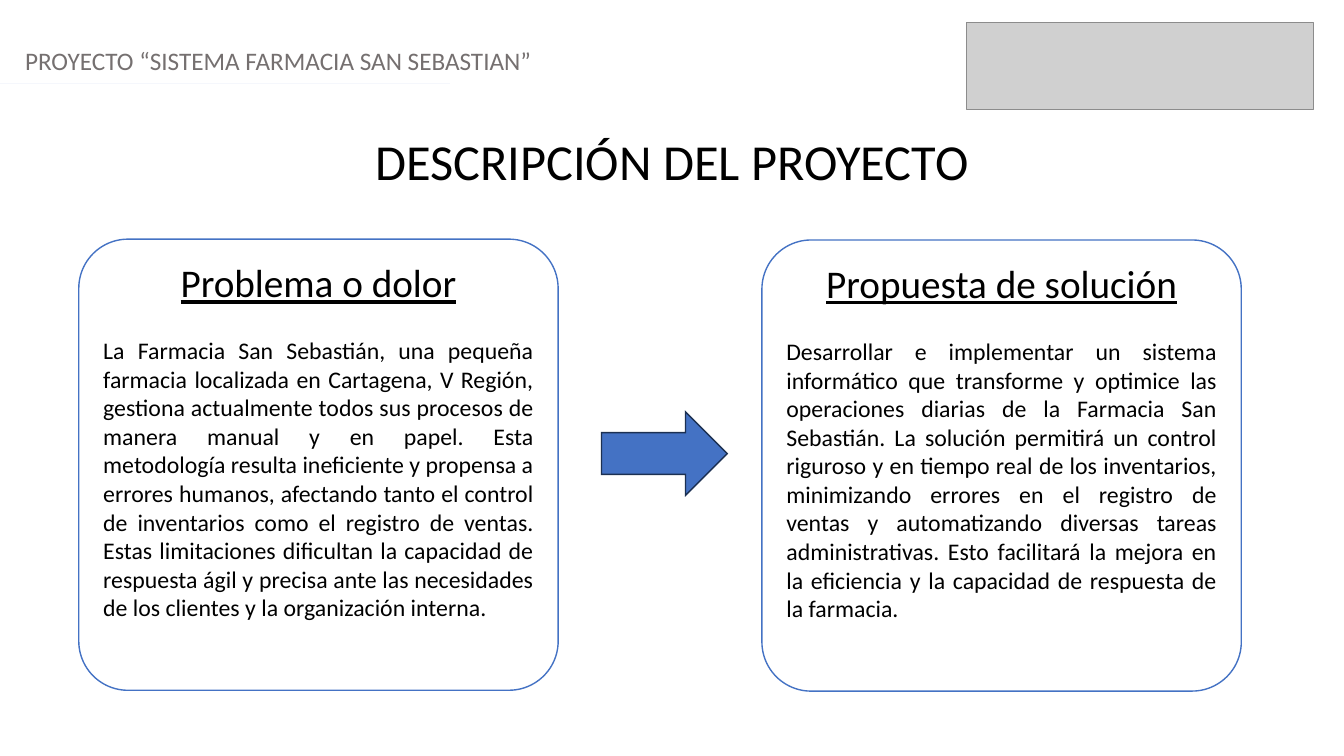
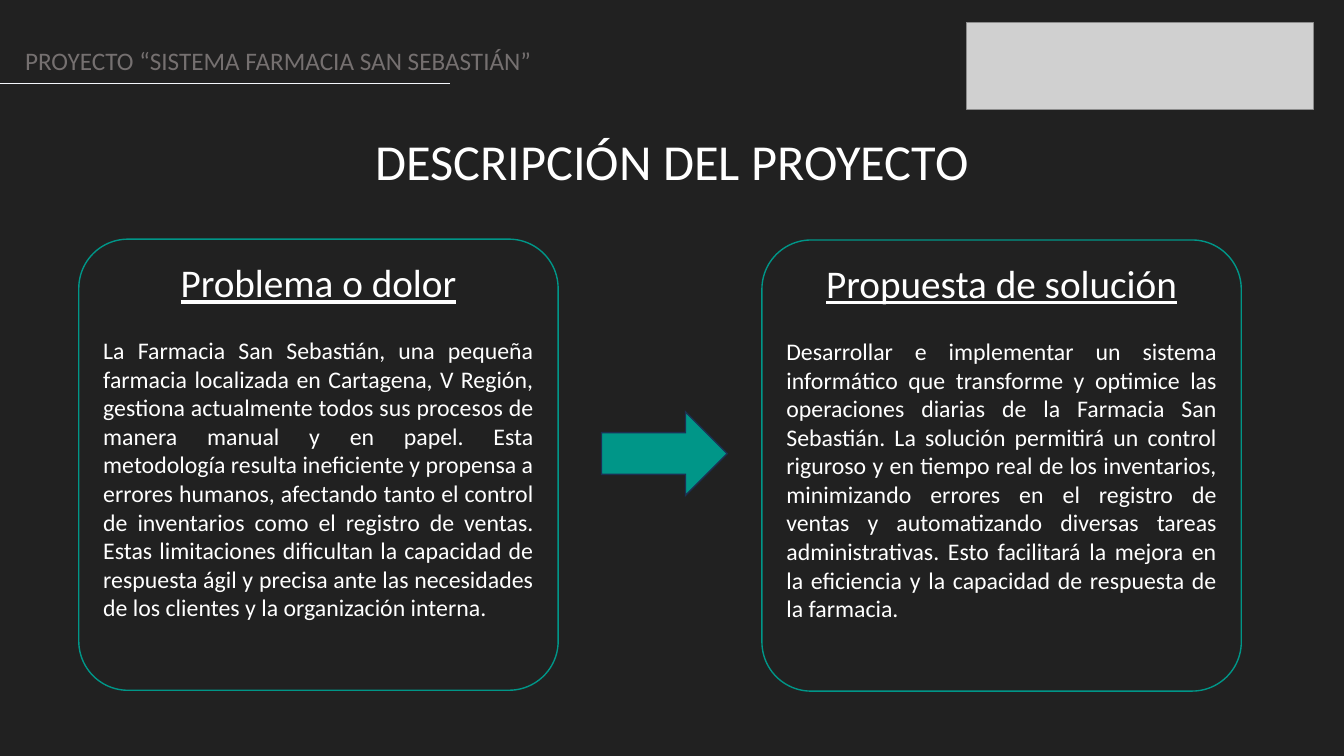
Before and after one commit to dacamposk1/capstone_grupo2, a slide deck: slide 3 of Fase 3/Evidencias Grupales/Presentación Final del proyecto (Español).pptx. Drawn at 1344x756 pixels with LibreOffice and Linux fonts; fonts in the diff are those of the drawing; grey boxes stand for pictures. Boxes give left, top, right and bottom in pixels: in the first picture for what was removed or moved away, otherwise in the second. Text is boxed around its words. In the diff, an @@ line names an element or a change of style, - is before the commit and + after.

```diff
--- a/Fase 3/Evidencias Grupales/Presentación Final del proyecto (Español).pptx
+++ b/Fase 3/Evidencias Grupales/Presentación Final del proyecto (Español).pptx
@@ background #FFFFFF to #212121 @@
@@ text at <box>25,50,531,70</box>: text changed @@
-PROYECTO “SISTEMA FARMACIA SAN SEBASTIAN”
+PROYECTO “SISTEMA FARMACIA SAN SEBASTIÁN”
@@ text "DESCRIPCIÓN DEL PROYECTO" at <box>375,138,968,181</box>: text colour #000000 to #FFFFFF @@
@@ rounded rectangle "Problema o dolor" at <box>79,239,559,691</box>: text colour #000000 to #FFFFFF; fill #FFFFFF to #212121; outline #4472C4 1 pt to #009688 1 pt @@
@@ rounded rectangle "Propuesta de solución" at <box>762,240,1242,692</box>: text colour #000000 to #FFFFFF; fill #FFFFFF to #212121; outline #4472C4 1 pt to #009688 1 pt @@
@@ right arrow at <box>602,412,728,496</box>: fill #4472C4 to #009688 @@
```
Also in this commit, not shown: 13 other slides changed.
